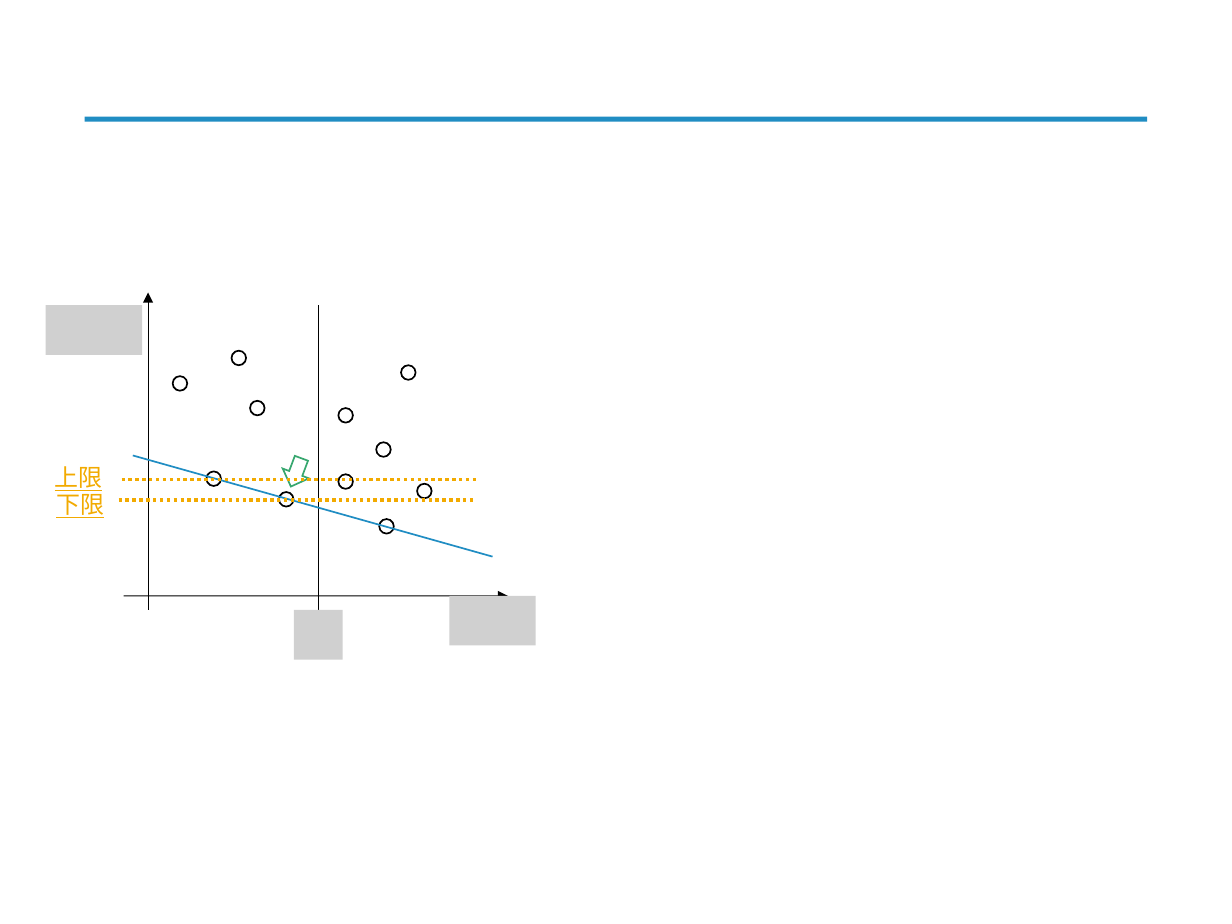
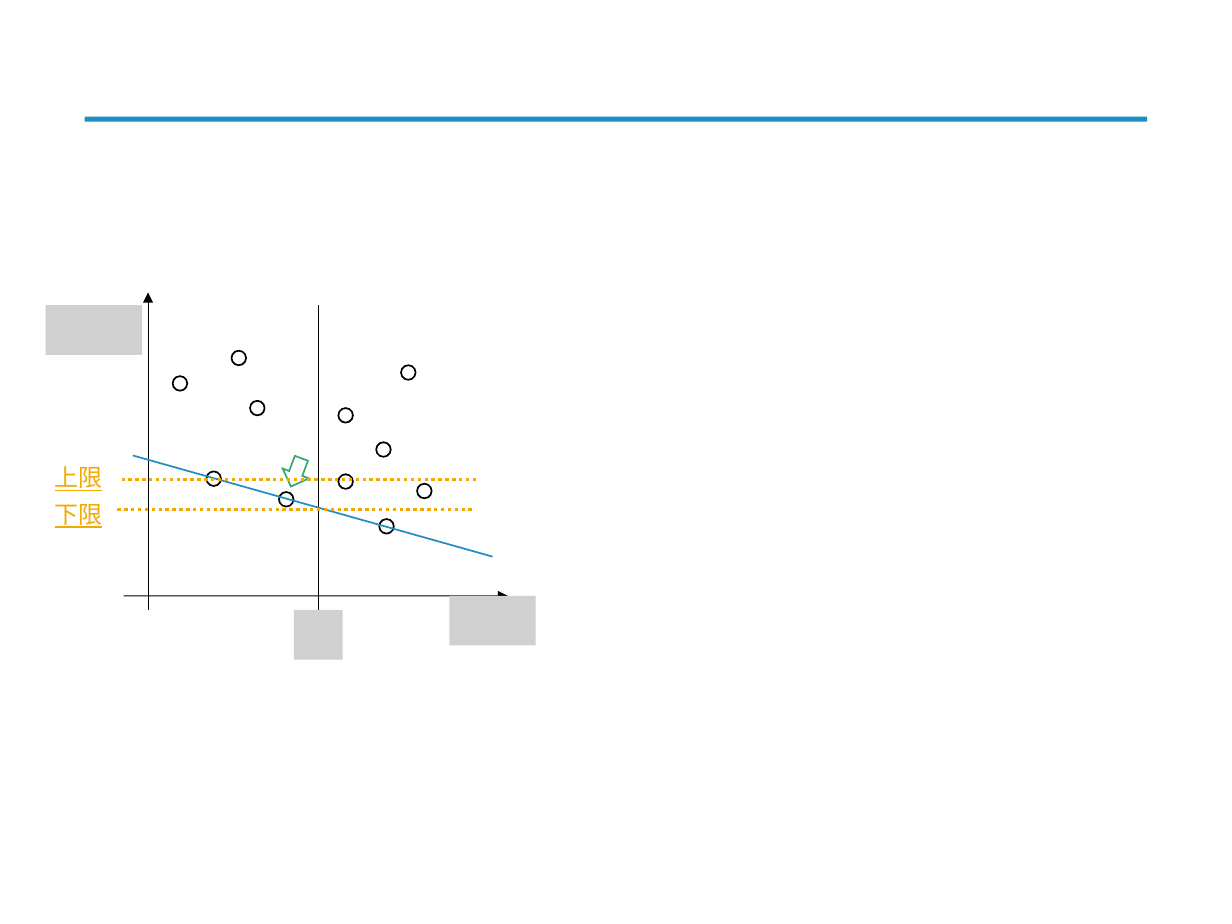
Before and after one commit to nariaki3551/csp, a slide deck: slide 5 of dual_algorithm/fig/dual.pptx. Drawn at 1232x924 pixels with LibreOffice and Linux fonts; fonts in the diff are those of the drawing; grey boxes stand for pictures. Boxes give left, top, right and bottom in pixels: in the first picture for what was removed or moved away, otherwise in the second. Text is boxed around its words. In the diff, an @@ line names an element or a change of style, - is before the commit and + after.

```diff
--- a/dual_algorithm/fig/dual.pptx
+++ b/dual_algorithm/fig/dual.pptx
@@ text "下限" rewrapped from (x1=56, y1=490, x2=104, y2=518) to (x1=55, y1=504, x2=103, y2=528) @@
@@ line moved from (118, 500) - (476, 500) to (117, 510) - (474, 510) @@
```
Also in this commit, not shown: 2 other files.
